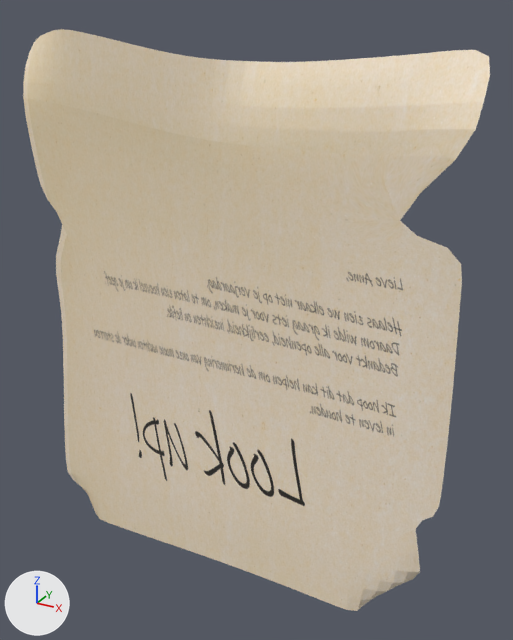
The glTF model annebirthday_godot/assets/models/brief/brief.glb as it was, and as the next commit left it.
One viewpoint serves both versions: a 50 mm lens placed at (0.627, -0.951, 2.359), pointed at (0.069, 0.064, 1.852). Arrows for +X, +Y and +Z are at lower left; the lights stay in place. Where no turn or scale is listed for an object, it has been applied to the vertices. Vertices at the same position are counted once.

The first picture shows 'brief'.
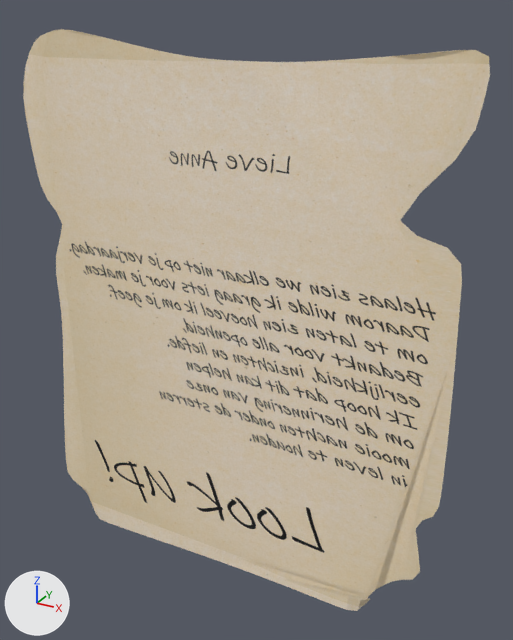
The newer file is also turned or shifted as a whole; pictures and numbers use the older file's frame.

The change, as a diff of the scene's bpy script:
```diff
--- a/annebirthday_godot/assets/models/brief/brief.glb.py
+++ b/annebirthday_godot/assets/models/brief/brief.glb.py
@@ img_brief_tex @@
+img_brief_tex = load_image('brief_tex', '_unpacked/brief_tex', 4234, 6000, 'sRGB')
@@ mat_paper @@
 mat_paper = principled_material('paper')
-mat_paper.texture = img_paperboard_yellow_texture
+mat_paper.texture = img_brief_tex
@@ me_plane_004 @@
 # used by ob_brief; location = (0.0, 0.0, 1.844)
-me_plane_004.from_pydata(...)  # 1077 vertices, 2024 faces; spans x -0.377..0.44, y -0.013..0.073, z -0.519..0.483
+me_plane_004.from_pydata(...)  # 138 vertices, 146 faces; spans x -0.377..0.44, y -0.013..0.073, z -0.519..0.483
+# me_plane_004 part 1: 939 vertices removed from x -0.35..0.414, y -0.013..0.047, z -0.487..0.452
 me_plane_004.materials.append(mat_paper)
```

Location of each change, (x1, y1, x2, y2) in pixels of the pictures (513 x 640 px):
'brief', surface changed, reshaped
    both: (23, 29, 490, 611)
part 1 of me_plane_004, deleted (beige)
    before: (23, 29, 490, 605)
